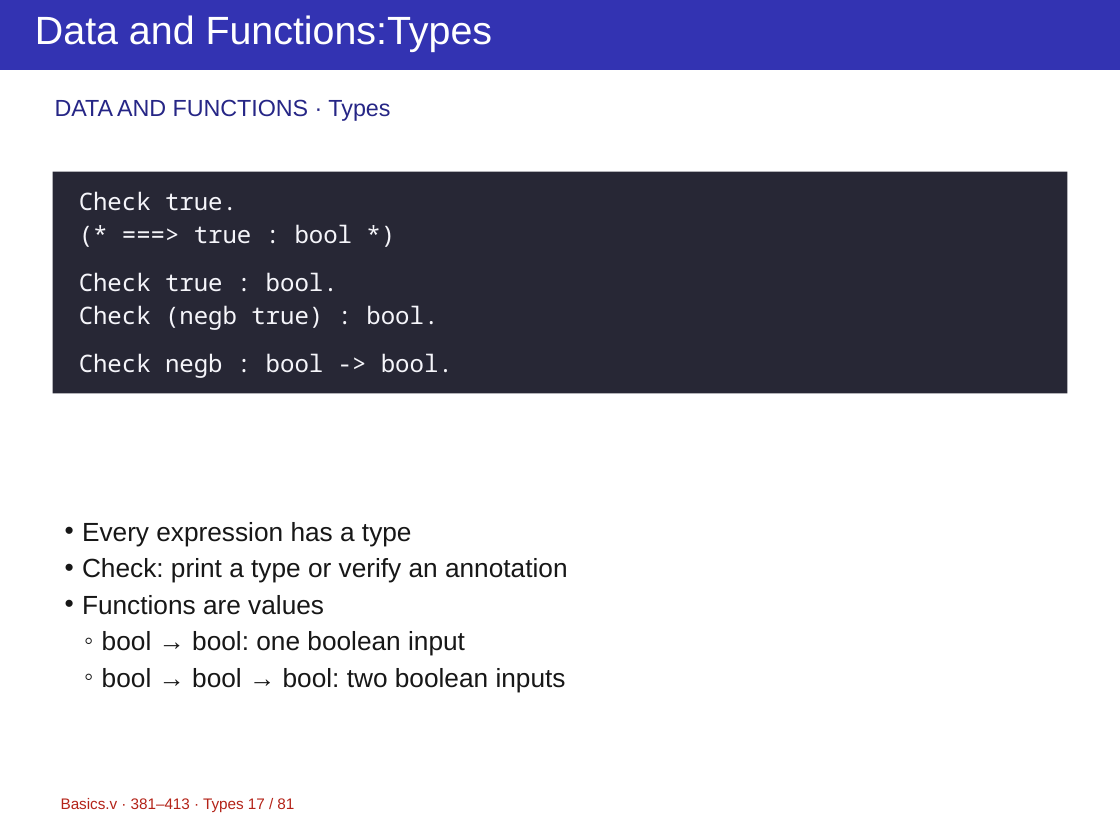
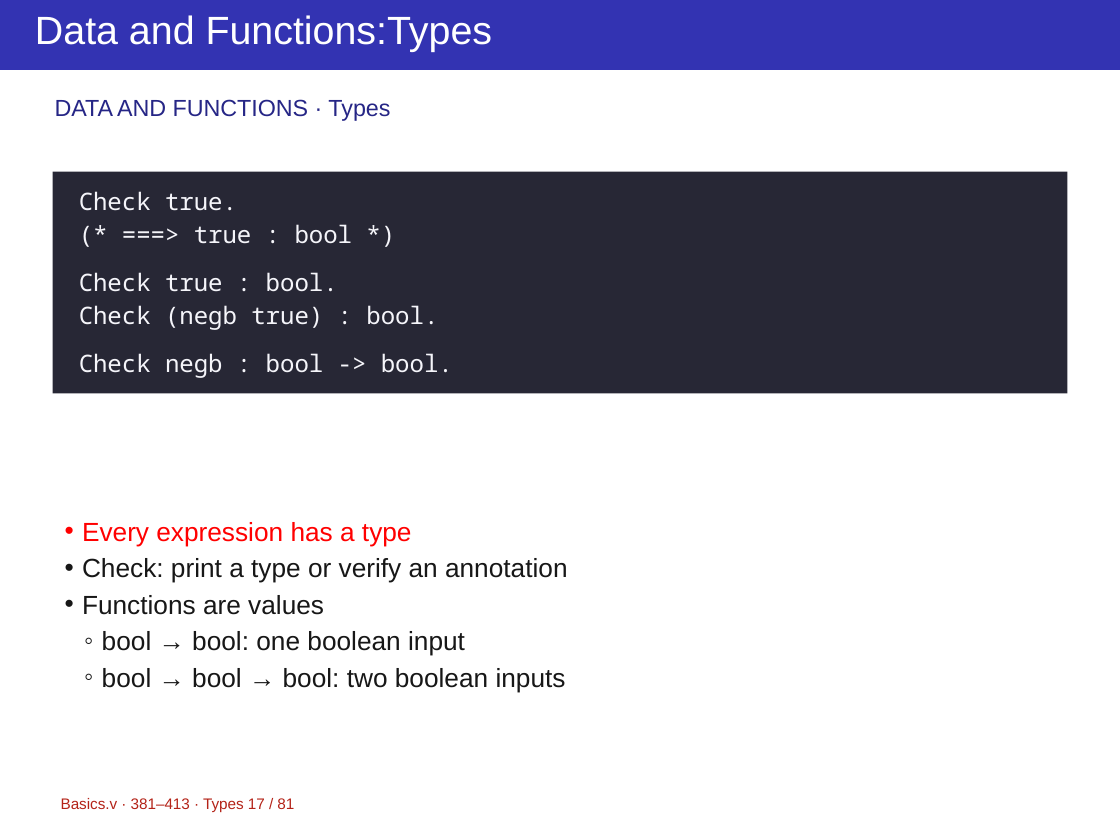
Before and after one commit to yuanruizhang5a/ppt-master, a slide deck: slide 17 of projects/course-rocq/Basics-2.pptx. Drawn at 1120x840 pixels with LibreOffice and Linux fonts; fonts in the diff are those of the drawing. Boxes give left, top, right and bottom in pixels: in the first picture for what was removed or moved away, otherwise in the second. Text is boxed around its words. In the diff, an @@ line names an element or a change of style, - is before the commit and + after.

```diff
--- a/projects/course-rocq/Basics-2.pptx
+++ b/projects/course-rocq/Basics-2.pptx
@@ text at bbox=[82, 522, 412, 546]: text colour #171717 to #FF0000 in "Every expression has a type" @@
```
Also in this commit, not shown: 14 other slides changed, 6 other files.
